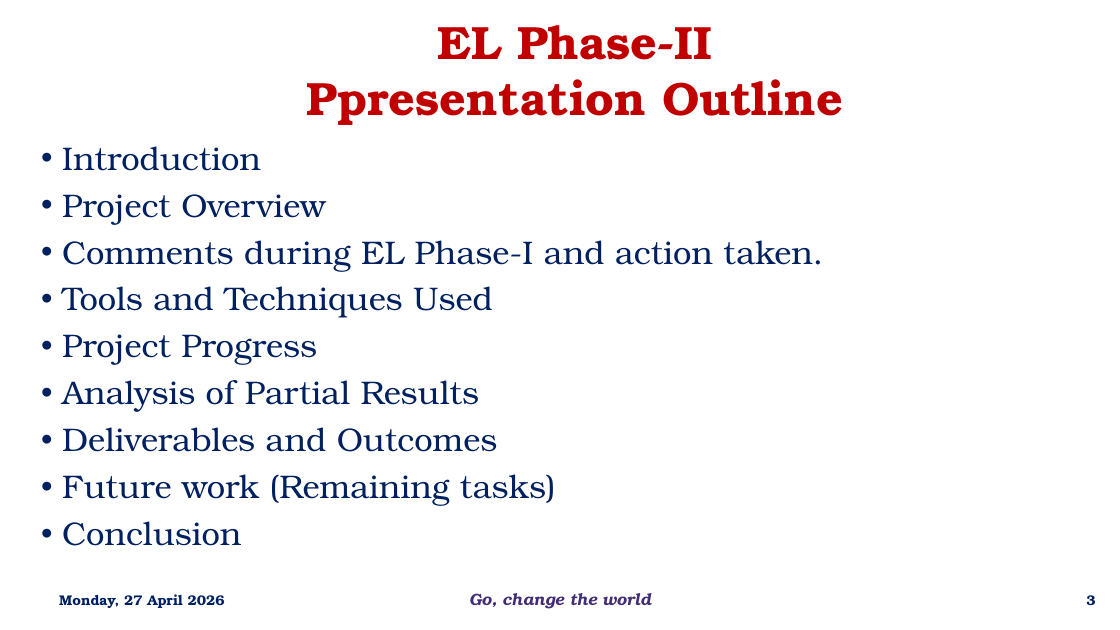
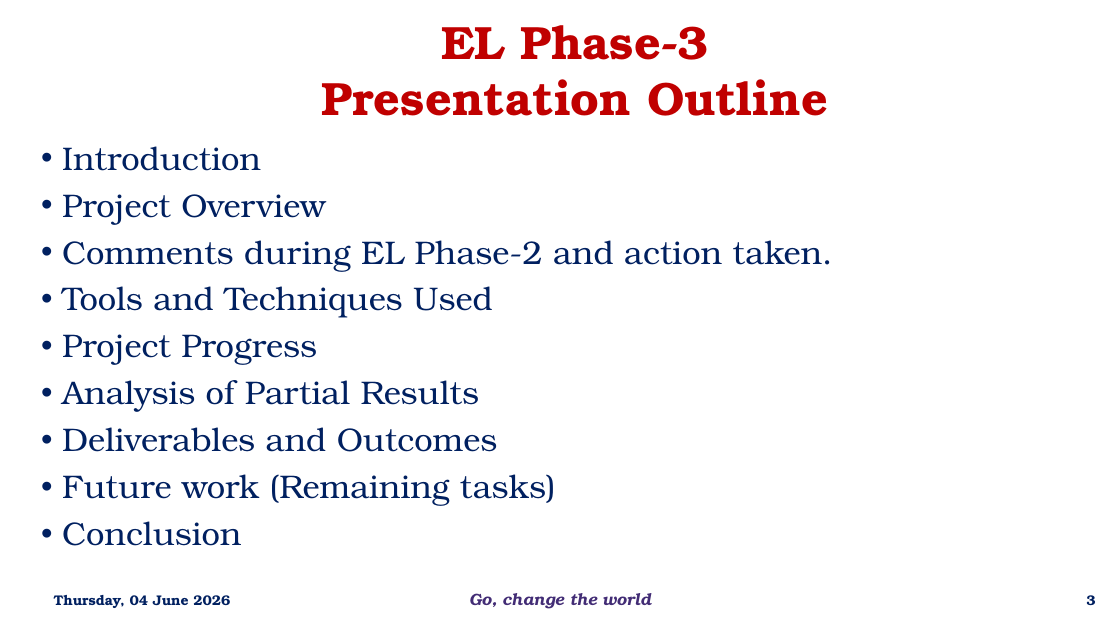
Before and after one commit to S-Farhan-Hashmi/EL-SEM-2, a slide deck: slide 3 of ppt/EL PHASE 2 PPT.pptx. Drawn at 1120x630 pixels with LibreOffice and Linux fonts; fonts in the diff are those of the drawing; background and template pictures are left out. Boxes give left, top, right and bottom in pixels: in the first picture for what was removed or moved away, otherwise in the second. Text is boxed around its words. In the diff, an @@ line names an element or a change of style, - is before the commit and + after.

Commit message:
added

```diff
--- a/ppt/EL PHASE 2 PPT.pptx
+++ b/ppt/EL PHASE 2 PPT.pptx
@@ text in rectangle at (x1=322, y1=25, x2=828, y2=116): text changed @@
-EL Phase-II
-Ppresentation Outline
+EL Phase-3
+Presentation Outline
@@ text at (x1=62, y1=240, x2=833, y2=272): text changed @@
-• Comments during EL Phase-I and action taken.
+• Comments during EL Phase-2 and action taken.
@@ text at (x1=54, y1=595, x2=230, y2=608): text changed @@
-Monday, 27 April 2026
+Thursday, 04 June 2026
```
Also in this commit, not shown: 14 other slides changed.
